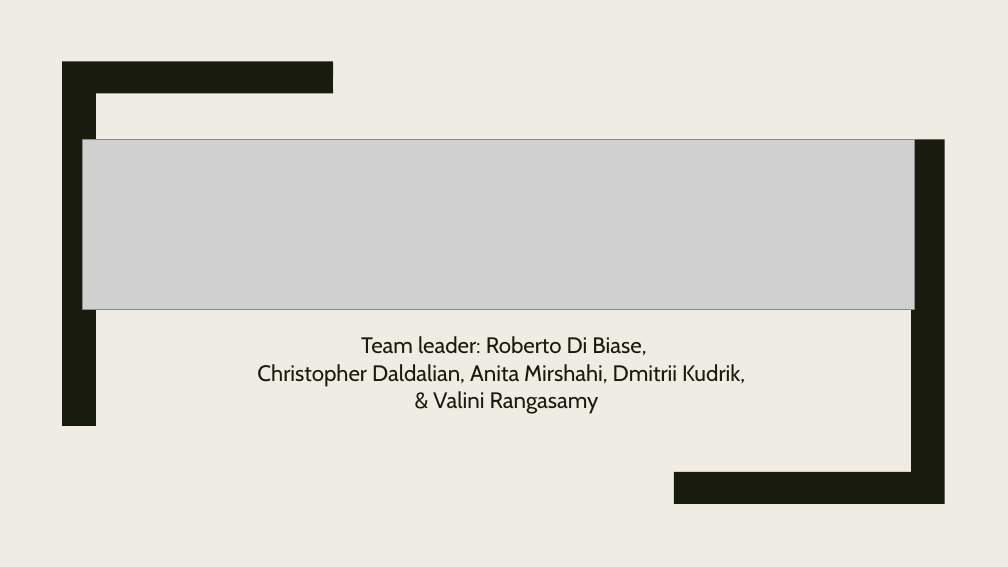
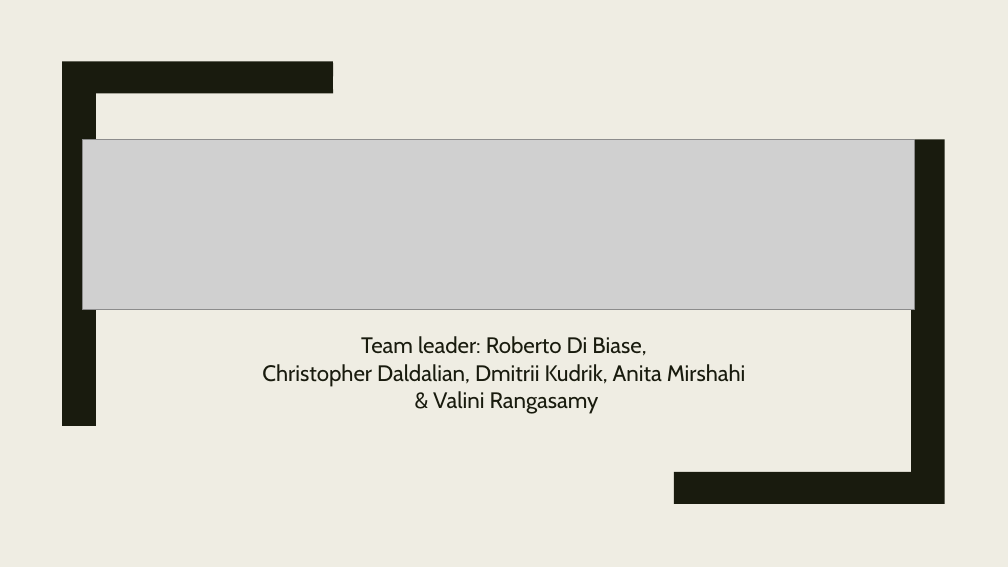
Before and after one commit to Valini/OfficeGit, a slide deck: slide 1 of The OfficePPT.pptx. Drawn at 1008x567 pixels with LibreOffice and Linux fonts; fonts in the diff are those of the drawing; grey boxes stand for pictures. Boxes give left, top, right and bottom in pixels: in the first picture for what was removed or moved away, otherwise in the second. Text is boxed around its words. In the diff, an @@ line names an element or a change of style, - is before the commit and + after.

Commit message:
Changed PPT

```diff
--- a/The OfficePPT.pptx
+++ b/The OfficePPT.pptx
@@ subtitle at <box>262,364,746,387</box>: text changed @@
-Christopher Daldalian, Anita Mirshahi, Dmitrii Kudrik,
+Christopher Daldalian, Dmitrii Kudrik, Anita Mirshahi
```
Also in this commit, not shown: 4 other slides changed.
